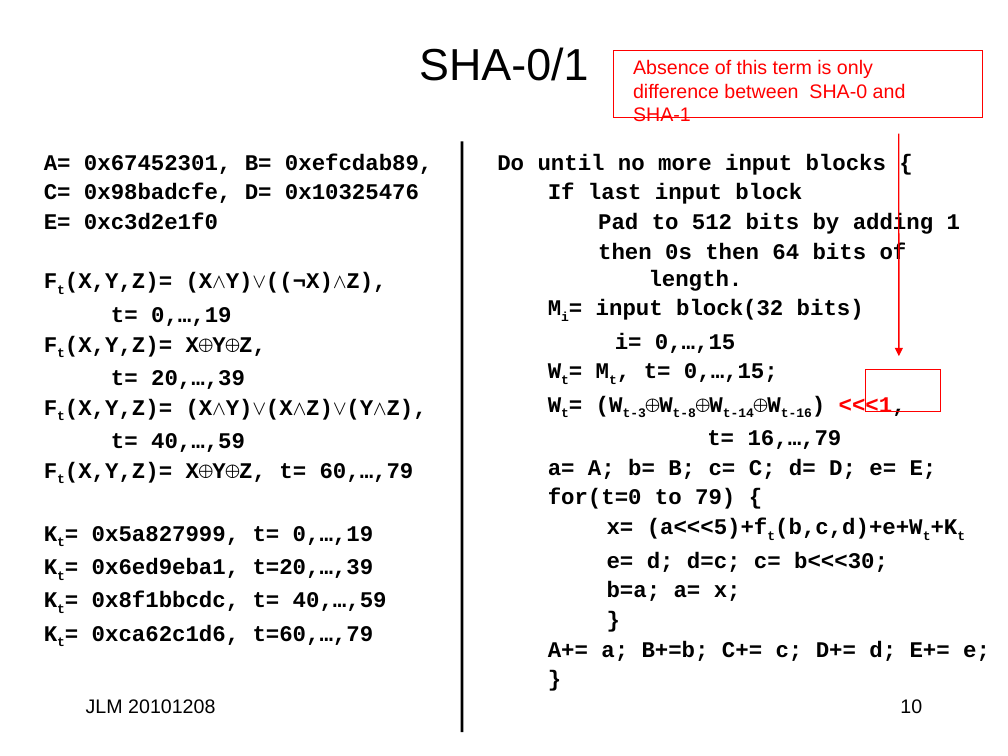
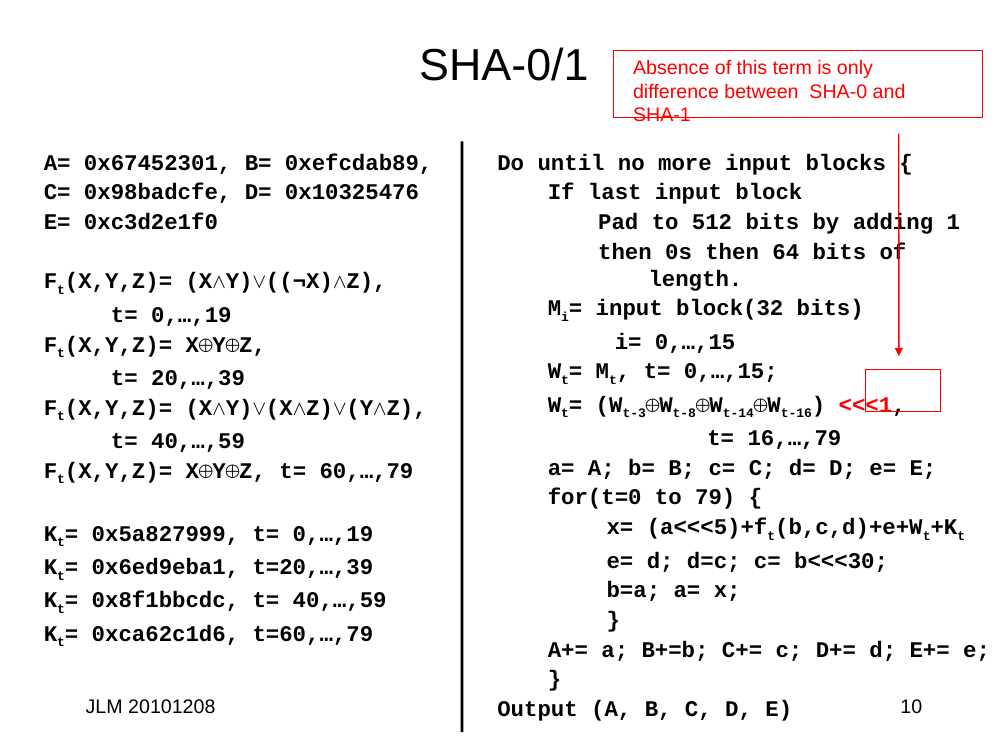
Before and after one commit to jlmucb/class_notes, a slide deck: slide 10 of BerkeleyClass/CS290Spring2013/Lectures/Cryptoclass6.pptx. Drawn at 1008x756 pixels with LibreOffice and Linux fonts; fonts in the diff are those of the drawing. Boxes give left, top, right and bottom in pixels: in the first picture for what was removed or moved away, otherwise in the second. Text is boxed around its words. In the diff, an @@ line names an element or a change of style, - is before the commit and + after.

```diff
--- a/BerkeleyClass/CS290Spring2013/Lectures/Cryptoclass6.pptx
+++ b/BerkeleyClass/CS290Spring2013/Lectures/Cryptoclass6.pptx
@@ text at [497,700,792,721]: paragraph added @@
+Output (A, B, C, D, E)
```
Also in this commit, not shown: 1 other slide changed, 1 other file.
